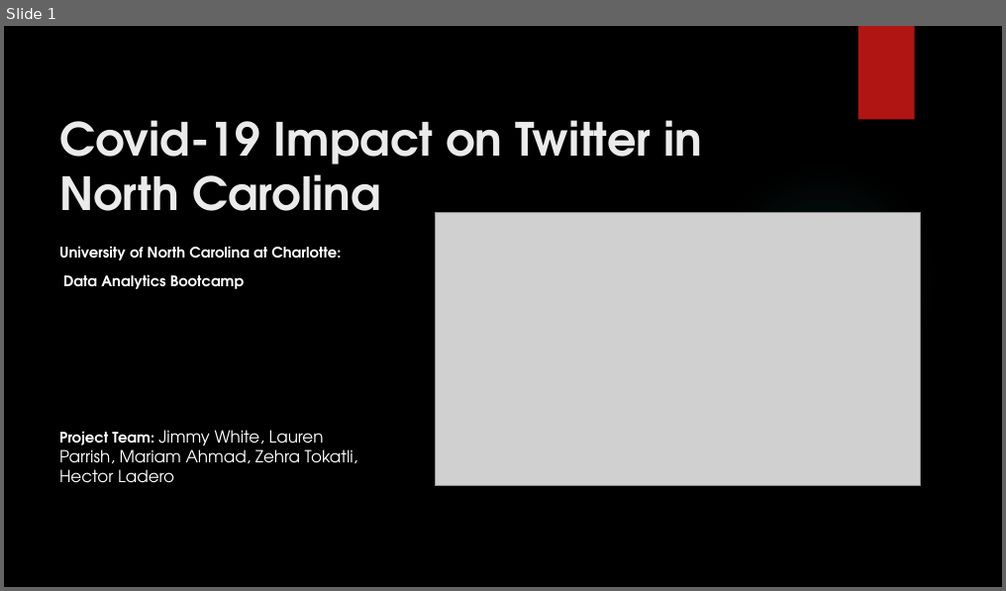
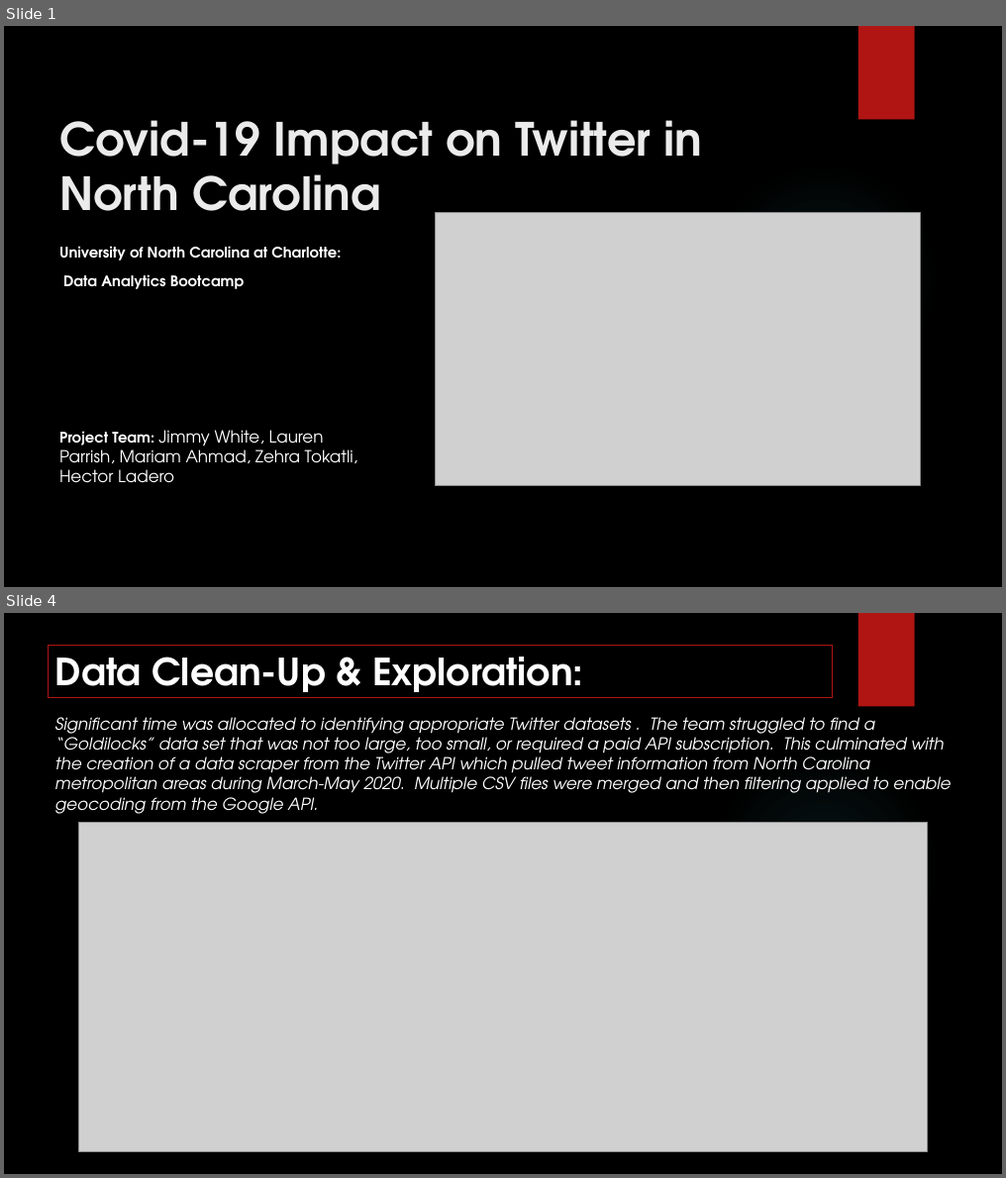
Before and after one commit to znurtokatli/COVID19TweetsDataAnalyzer, a slide deck: Cleaning/Data Analytics ProjectPres_LP_review.pptx. Shown one above the other, each under a label of ours: slide 1 before the commit, slides 1 and 4 after it; the slides between them are not shown. The pictures are 1006x591 and 1006x1178 pixels, drawn with LibreOffice and Linux fonts; fonts in the diff are those of the drawing; grey boxes stand for pictures; background and template pictures are left out. Boxes give left, top, right and bottom in pixels: in the first picture for what was removed or moved away, otherwise in the second. Text is boxed around its words. In the diff, an @@ line names an element or a change of style, - is before the commit and + after.

```diff
--- a/Cleaning/Data Analytics ProjectPres_LP_review.pptx
+++ b/Cleaning/Data Analytics ProjectPres_LP_review.pptx
@@ slide 4 added at (4,613,1002,1174), background picture (left out); not listed: 2 template elements that a slide beside it also shows @@
@@ rectangle added at (48,645,833,697), outline #B01513 0.75 pt, 36 pt, text #FFFFFF, bold @@
+Data Clean-Up & Exploration:
@@ title added at (55,717,950,814), 16 pt, text #FFFFFF, italic @@
+Significant time was allocated to identifying appropriate Twitter datasets . The team struggled to find a “Goldilocks” data set that was not too large, too small, or required a paid API subscription. This culminated with the creation of a data scraper from the Twitter API which pulled tweet information from North Carolina metropolitan areas during March-May 2020. Multiple CSV files were merged and then filtering applied to enable geocoding from the Google API.
@@ picture added at (78,822,928,1152) @@
```
Also in this commit, not shown: 9 slides changed, 1 other slide added, 4 slides removed.
